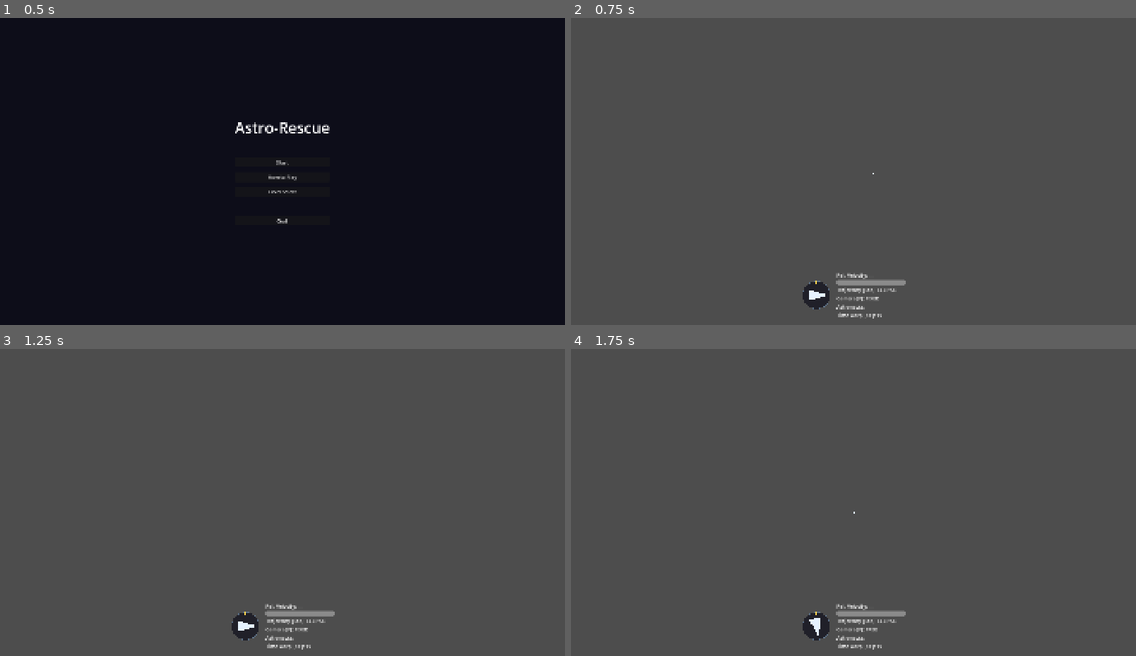
Above: before the commit, frames 1-4 (two rows, left to right).
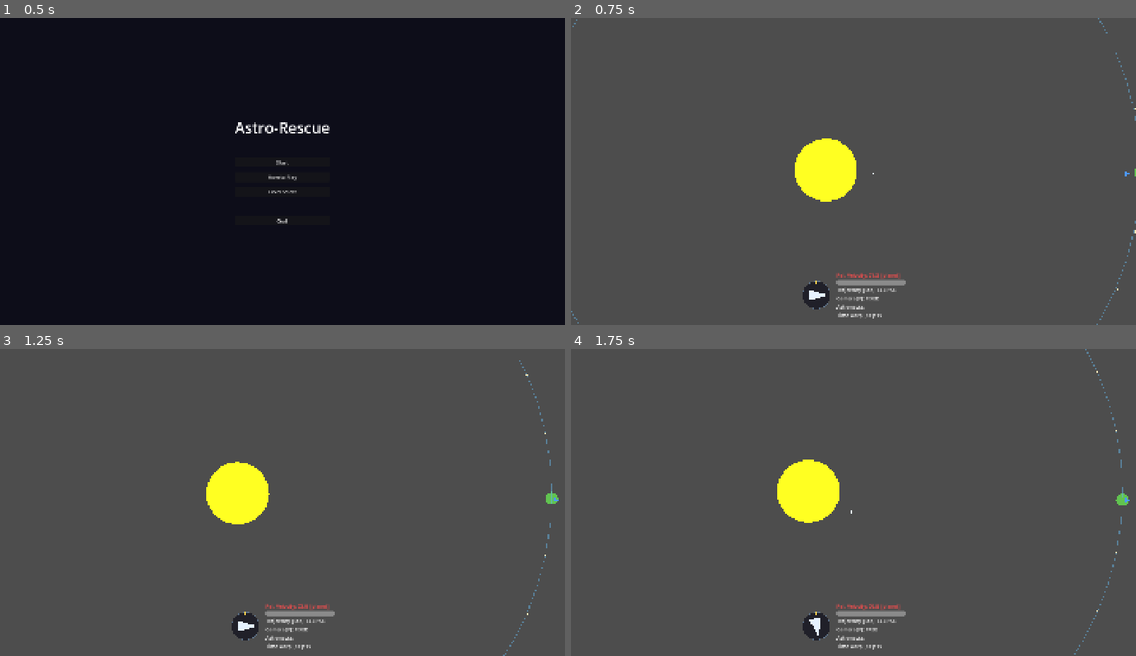
Above: after the commit, the same moments.

Repository: swan-eternal/astrorescue
Game: Godot game, scene res://scenes/main_menu.tscn
The game is run twice, just before and just after one commit, with the same random seed, the same clock (stepped at 60 frames per second) and the same inputs.
Inputs (mouse positions are in pixels of both pictures, inside the frame that each line leads up to):
- Up to frame 1 (0.5 s): no input
- Up to frame 2 (0.75 s): click "Start" at 0.5 s
- Up to frame 3 (1.25 s): no input
- Up to frame 4 (1.75 s): move the mouse to (977, 487) at 1.27 s; hold D (rotate_right) from 1.28 s (still down); tap F (toggle_free_camera) at 1.35 s; click (977, 487) at 1.42 s

Frame 1 is identical in both runs. In frame 2, 2.0% of the frame differs, in the area x 0-100%, y 0-100%; in frame 3, 2.1%; in frame 4, 2.1%, in the area x 36-99%, y 0-100%.
Error before the commit: Cannot call method 'add_child' on a null value. (res://scripts/level_loader.gd:81)

Commit message:
fix(loader): apply_visual + spawn_dynamic_children + configure_rocket trim
Root cause: planet._ready built visuals and spawned children from
@export values that level_loader was assigning AFTER add_child
(skill §1.5: add_child before script-prop assignment). Both were
invisible at runtime because the @exports were still defaults at
_ready time. Refactor — both are now called explicitly by
level_loader once @exports are set.

- planet.apply_visual(): rebuilds Polygon2D from current
  radius/color. Fixes "all planets render as small default dots."
- planet.spawn_dynamic_children(): instantiates astronaut and
  fuel-pickup children based on has_astronaut / has_fuel flags.
- _configure_rocket stripped to position/velocity only —
  game-wide physics live in rocket.gd @exports (companion
  refactor in next commit).

Diff:
--- a/scripts/level_loader.gd
+++ b/scripts/level_loader.gd
@@ -78,7 +78,7 @@
 ## position. @exports are set AFTER add_child per skill §1.5.
 func _instantiate_sun(spec: Dictionary) -> void:
 	var sun := SUN_SCENE.instantiate()
-	get_node("SunContainer").add_child(sun)
+	get_node("../SunContainer").add_child(sun)
 	sun.mass = spec.get("mass", 4_000_000.0)
 	if spec.has("position"):
 		var pos: Array = spec["position"]
@@ -92,7 +92,7 @@
 ## will run on the next frame, by which time all @exports are set.
 func _instantiate_planet(spec: Dictionary) -> void:
 	var planet := PLANET_SCENE.instantiate()
-	get_node("PlanetContainer").add_child(planet)
+	get_node("../PlanetContainer").add_child(planet)
 
 	# Level-design flags.
 	planet.is_home = spec.get("is_home", false)
@@ -108,6 +108,18 @@
 		if col.size() >= 3:
 			var alpha: float = col[3] if col.size() >= 4 else 1.0
 			planet.color = Color(col[0], col[1], col[2], alpha)
+
+	# Rebuild the visual polygon with the now-set radius + color.
+	# planet._ready built a placeholder from default @export values
+	# (radius=8, default color) during add_child, before this method
+	# could override them.
+	planet.apply_visual()
+
+	# Spawn astronaut + fuel pickup children based on the now-set flags.
+	# Must be called AFTER the @exports above are set — planet._ready
+	# defaults has_astronaut and has_fuel to false, so spawning there
+	# would silently skip every planet even when JSON says otherwise.
+	planet.spawn_dynamic_children()
 
 	# Orbital elements (closed-form orbit, see orbit_calculator.gd).
 	planet.perihelion = spec.get("perihelion", 200.0)
@@ -134,10 +146,16 @@
 		push_warning("LevelLoader: rocket not found in 'player' group (still loading?)")
 		return
 
-	# Initial position and velocity. For level_01 these are overridden by
-	# _snap_to_home_planet during rocket._ready (which runs before this),
-	# so they're effectively unused there. Kept in JSON for documentation
-	# and to support future levels without a home planet.
+	# Initial position and velocity — only per-level values the JSON
+	# carries. Game-wide rocket characteristics (thrust, landing/crash
+	# thresholds, fuel capacity, etc.) are configured in rocket.gd's
+	# @export defaults so they're all in one place.
+	#
+	# For level_01 the home planet override runs in rocket._ready
+	# (call_deferred("_snap_to_home_planet")) and glues the rocket to
+	# the planet regardless of initial_position. These values are
+	# honored for any future level without an `is_home` planet, where
+	# the rocket truly spawns at a fixed point in space.
 	if spec.has("initial_position"):
 		var pos: Array = spec["initial_position"]
 		if pos.size() >= 2:
@@ -146,15 +164,3 @@
 		var vel: Array = spec["initial_velocity"]
 		if vel.size() >= 2:
 			rocket.initial_velocity = Vector2(vel[0], vel[1])
-
-	# Tuning values — these take effect on the first _physics_process.
-	rocket.thrust_acceleration = spec.get("thrust_acceleration", 100.0)
-	rocket.landing_speed_threshold = spec.get("landing_speed_threshold", 8.0)
-	rocket.crash_speed_threshold = spec.get("crash_speed_threshold", 30.0)
-	rocket.launch_speed = spec.get("launch_speed", 30.0)
-
-	# Fuel. JSON uses "starting_fuel" to distinguish from current fuel.
-	if spec.has("starting_fuel"):
-		rocket.fuel = spec["starting_fuel"]
-	elif spec.has("fuel"):
-		rocket.fuel = spec["fuel"]
--- a/scripts/planet.gd
+++ b/scripts/planet.gd
@@ -96,13 +96,17 @@
 @onready var _poly: Polygon2D = $Polygon2D
 
 
-## Set up the visual polygon, register with "attractors", compute the
+## Build a placeholder visual, register with "attractors", compute the
 ## initial position from orbital elements at t=0 (so the planet appears
-## at the right place from frame 1), and auto-spawn any astronaut or
-## fuel pickup children.
+## at the right place from frame 1). Astronaut and fuel pickup spawning
+## is deferred to `spawn_dynamic_children()`; visual refresh (radius +
+## color from JSON) is deferred to `apply_visual()` — see those methods
+## for why neither can run fully in _ready.
 func _ready() -> void:
-	_poly.color = color
-	_poly.polygon = _make_circle(radius, 48)
+	# Build a placeholder visual from whatever radius + color are set
+	# right now. level_loader-driven instances override this via
+	# apply_visual() once it sets those @exports from JSON.
+	apply_visual()
 
 	add_to_group("attractors")  # so the rocket can be pulled by this planet
 
@@ -110,6 +114,12 @@
 	# which is reset later in level_controller._initialize and could still
 	# hold a stale value from a previous level at this point in scene
 	# loading). t=0 always means "the start of this orbit."
+	#
+	# Note: uses the @export orbital elements, which level_loader sets
+	# AFTER _ready. So this initial position is wrong for level_loader-
+	# driven planets — but _physics_process recomputes the position from
+	# the now-correct @exports on the next tick, so the visual catch-up
+	# happens within ~1 frame.
 	var sun_mass := _find_sun_mass()
 	var state := OrbitCalculator.compute_state(
 		perihelion, aphelion, angle_of_aphelion, phase, 0.0, sun_mass
@@ -117,8 +127,26 @@
 	position = state["position"]
 	velocity = state["velocity"]
 
-	# Auto-spawn the astronaut if flagged. Designer just toggles
-	# `has_astronaut` on the planet instance — the scene manages itself.
+
+## Apply the current `radius` and `color` @exports to the visual polygon.
+## Idempotent — safe to call from both _ready (placeholder for editor-
+## placed planets) and from level_loader (after it sets radius/color
+## from JSON, to override the _ready placeholder).
+func apply_visual() -> void:
+	_poly.color = color
+	_poly.polygon = _make_circle(radius, 48)
+
+
+## Spawn astronaut and fuel pickup children based on the `has_astronaut`
+## and `has_fuel` flags. Called by level_loader AFTER it sets those @export
+## values from JSON — they default to `false` at _ready time, so the
+## spawn must happen in a separate pass.
+##
+## Level designers without level_loader (e.g., placing planets directly
+## in a scene file via the editor) can also call this manually after
+## setting the flags, or just toggle the @exports in the inspector and
+## use `call_deferred("spawn_dynamic_children")` themselves.
+func spawn_dynamic_children() -> void:
 	if has_astronaut:
 		var astronaut := AstronautScene.instantiate()
 		add_child(astronaut)
